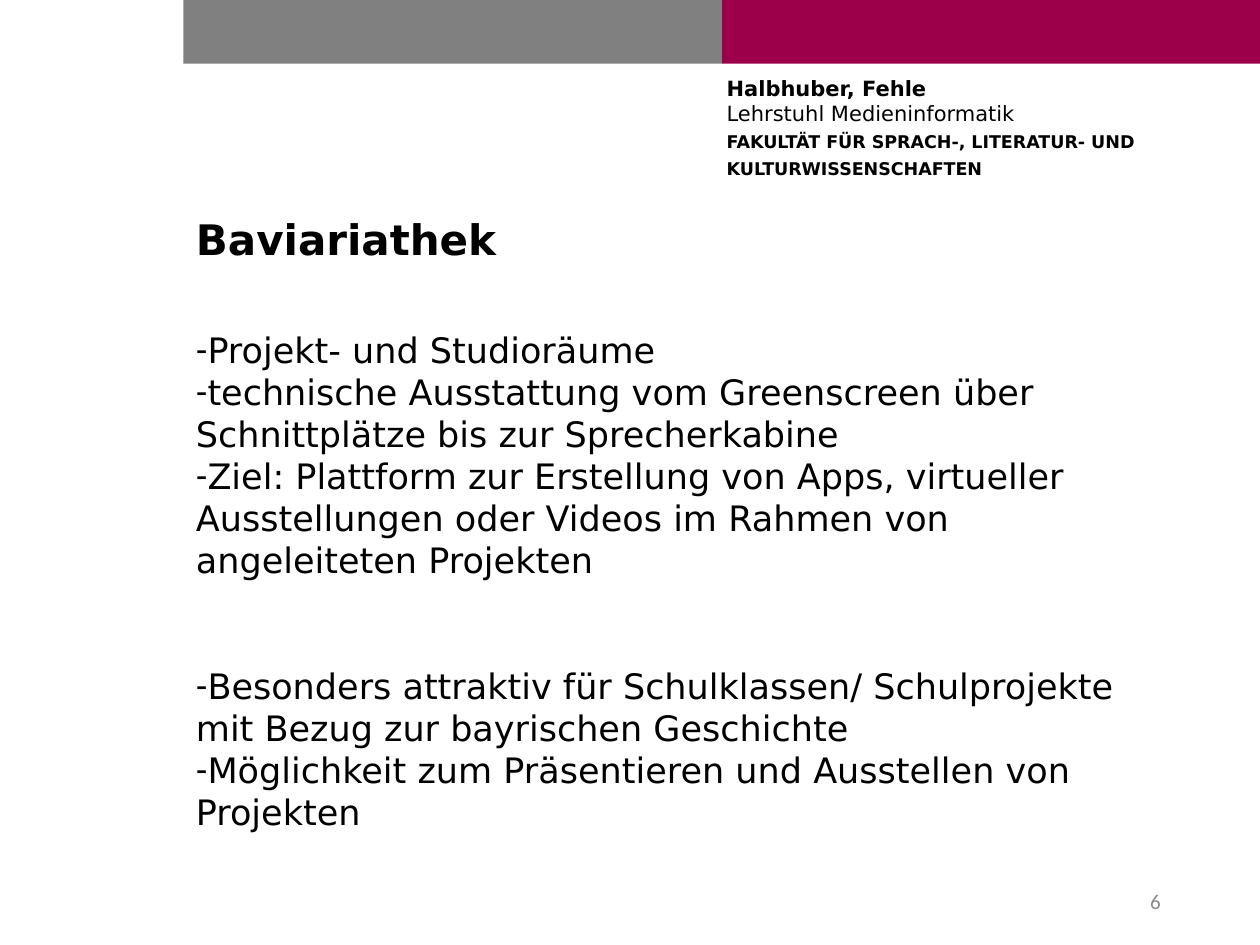
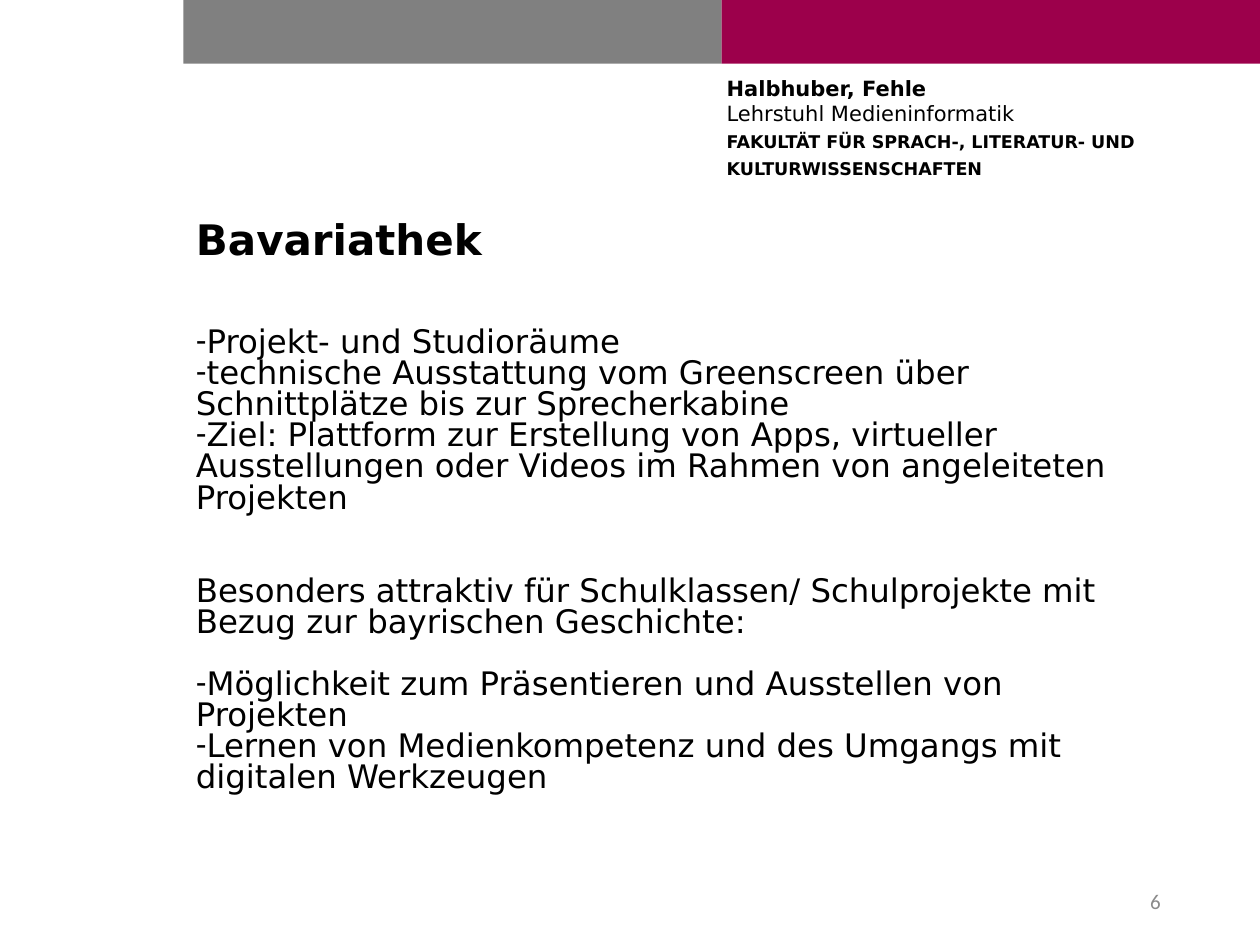
Before and after one commit to JakobFehle/DH_WS1819, a slide deck: slide 6 of docs/Zwischenpräsentation Jan/Präsentation Bavariathek.pptx. Drawn at 1260x945 pixels with LibreOffice and Linux fonts; fonts in the diff are those of the drawing; background and template pictures are left out. Boxes give left, top, right and bottom in pixels: in the first picture for what was removed or moved away, otherwise in the second. Text is boxed around its words. In the diff, an @@ line names an element or a change of style, - is before the commit and + after.

```diff
--- a/docs/Zwischenpräsentation Jan/Präsentation Bavariathek.pptx
+++ b/docs/Zwischenpräsentation Jan/Präsentation Bavariathek.pptx
@@ title at (196, 223, 482, 256): text changed @@
-Baviariathek
+Bavariathek
@@ text at (196, 328, 1105, 734): size 20 to 18.5 pt in "Projekt- und Studioräume", "technische Ausstattung vom Greenscreen über Schnittplätze bi ...", "Ziel: Plattform zur Erstellung von Apps, virtueller ...", "Möglichkeit zum Präsentieren und Ausstellen von Projekten"; line spacing 1 to 0.8 @@
@@ text at (196, 577, 1095, 640): text changed; size 20 to 18.5 pt @@
-– Besonders attraktiv für Schulklassen/ Schulprojekte mit Bezug zur bayrischen Geschichte
+Besonders attraktiv für Schulklassen/ Schulprojekte mit Bezug zur bayrischen Geschichte:
@@ text at (196, 731, 1061, 795): paragraph added @@
+– Lernen von Medienkompetenz und des Umgangs mit digitalen Werkzeugen
```
Also in this commit, not shown: 1 other slide changed.
